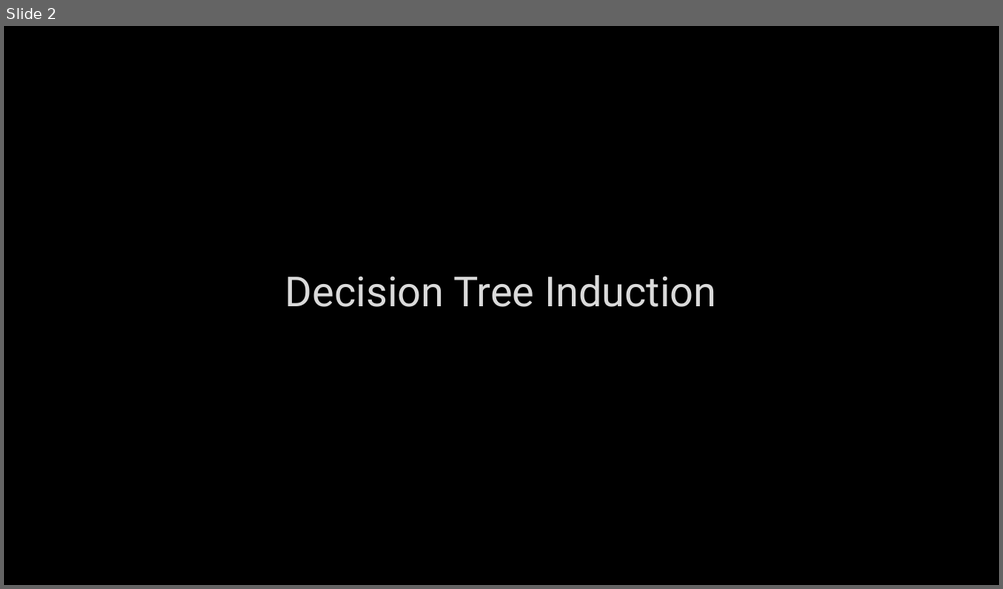
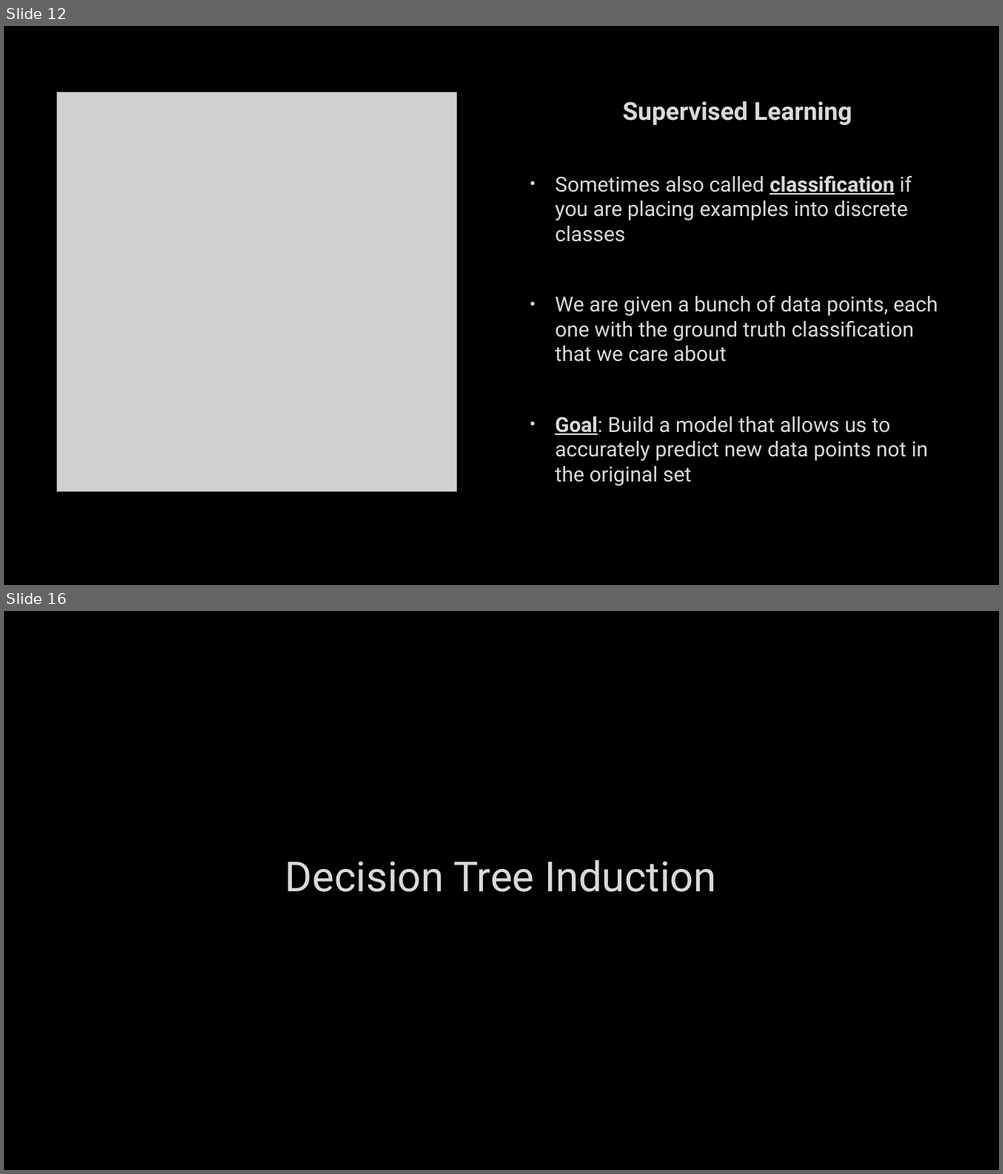
Before and after one commit to markfloryan/AI, a slide deck: slides/13-ML-DecisionTrees.pptx. Shown one above the other, each under a label of ours: slide 2 before the commit, slides 12 and 16 after it; the slides between them are not shown. The pictures are 1003x589 and 1003x1174 pixels, drawn with LibreOffice and Linux fonts; fonts in the diff are those of the drawing; grey boxes stand for pictures; background and template pictures are left out. Boxes give left, top, right and bottom in pixels: in the first picture for what was removed or moved away, otherwise in the second. Text is boxed around its words. In the diff, an @@ line names an element or a change of style, - is before the commit and + after.

```diff
--- a/slides/13-ML-DecisionTrees.pptx
+++ b/slides/13-ML-DecisionTrees.pptx
@@ slide 12 added at (x1=4, y1=26, x2=999, y2=585), background picture (left out) @@
@@ picture added at (x1=57, y1=92, x2=457, y2=491) @@
@@ text added at (x1=555, y1=101, x2=937, y2=486), 20 pt, text #DADADA @@
+Supervised Learning
+• Sometimes also called classification if you are placing examples into discrete classes
+• We are given a bunch of data points, each one with the ground truth classification that we care about
+• Goal: Build a model that allows us to accurately predict new data points not in the original set
@@ what was slide 2 is now slide 16 @@
```
Also in this commit, not shown: 14 slides changed, 13 other slides added, 9 other files.
